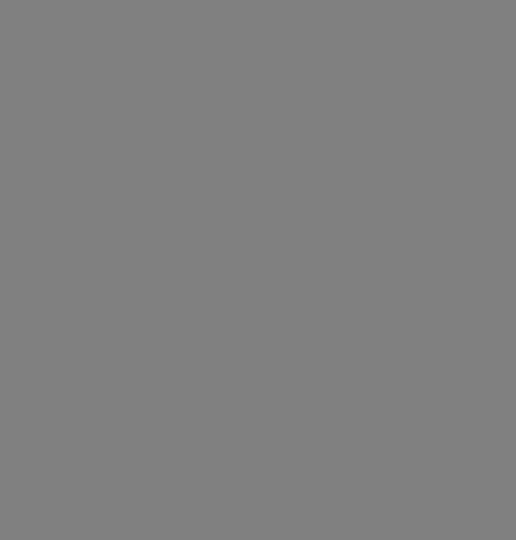
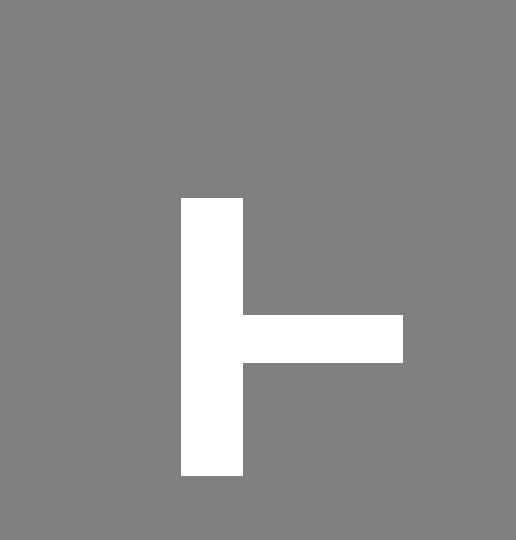
Layered file, before and after one edit (516px x 540px). Changes by layer:
showed "Layer 17" over [181, 198, 403, 476]
